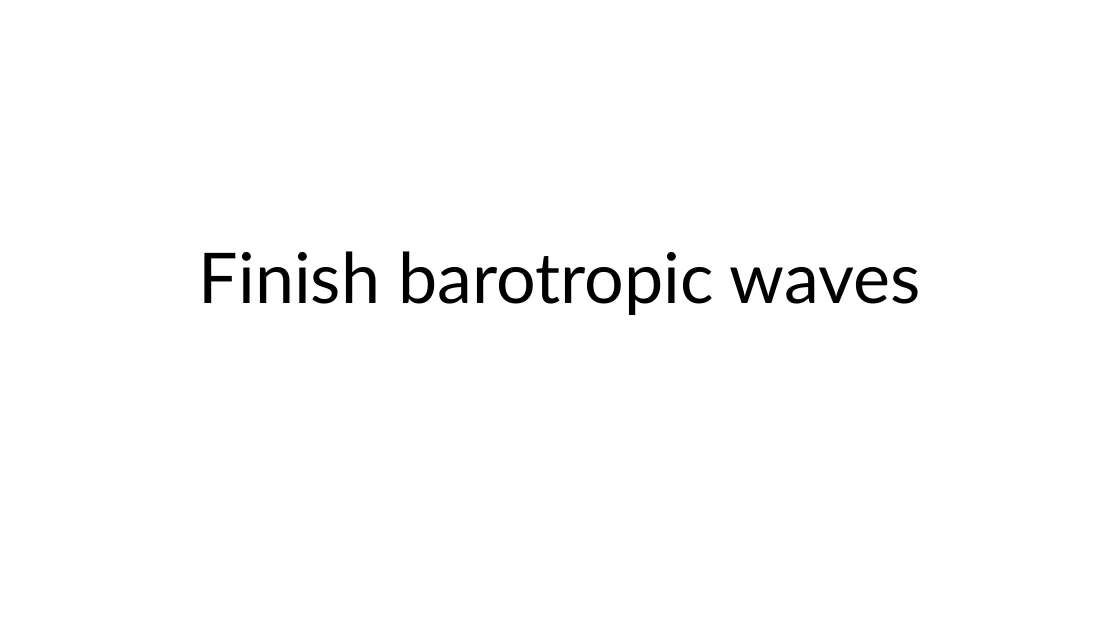
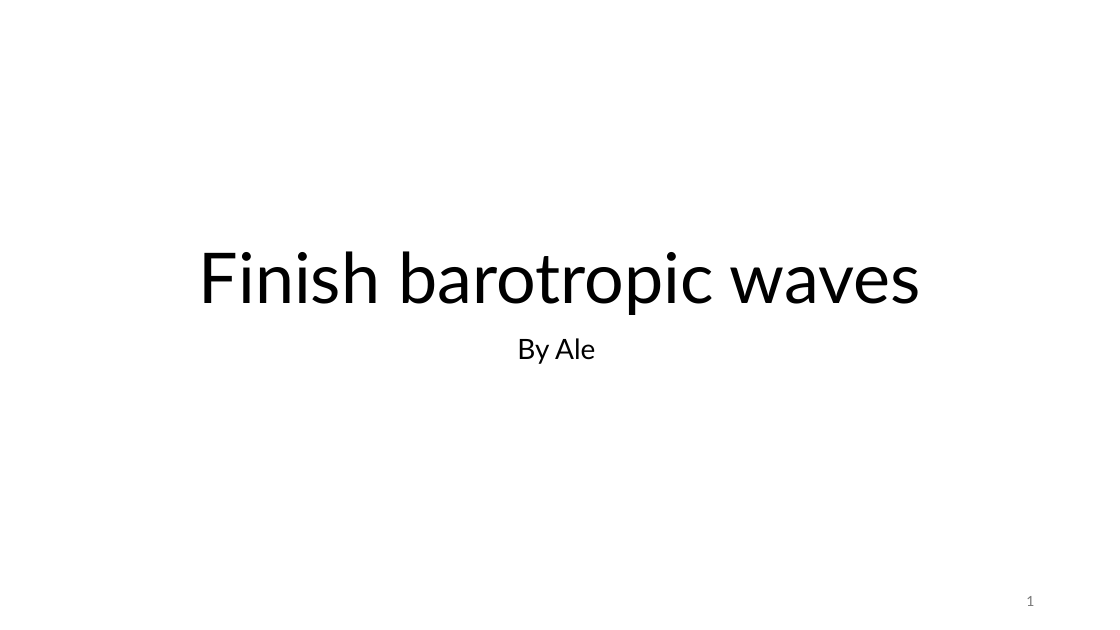
Before and after one commit to meteorologopazzo/meteorologopazzo, a slide deck: slide 1 of waves_presentation/waves.pptx. Drawn at 1120x630 pixels with LibreOffice and Linux fonts; fonts in the diff are those of the drawing. Boxes give left, top, right and bottom in pixels: in the first picture for what was removed or moved away, otherwise in the second. Text is boxed around its words. In the diff, an @@ line names an element or a change of style, - is before the commit and + after.

Commit message:
update waves

```diff
--- a/waves_presentation/waves.pptx
+++ b/waves_presentation/waves.pptx
@@ subtitle added at (517, 338, 595, 364), 24 pt, text #000000 @@
+By Ale
@@ page number added at (1026, 596, 1034, 606), 12 pt, text #797979 @@
+1
```
Also in this commit, not shown: 15 other slides changed, 8 slides added, 1 slide removed.
